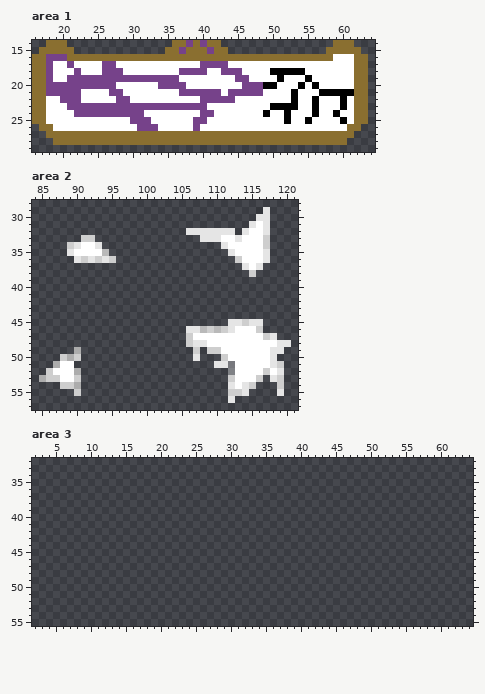
Two states of a pixel-art file, Assets/02.Sprite/BossI/BossIW.aseprite. Above, as it was before the edit.
128x128 pixels, 1 frame. Colours within 5 levels of each other are drawn and written as one. Shown: area 1: x 16..64, y 14..29; area 2: x 84..121, y 28..57; area 3: x 2..64, y 32..55. The commit also changed other parts of the picture, which this record leaves out.
And afterwards:
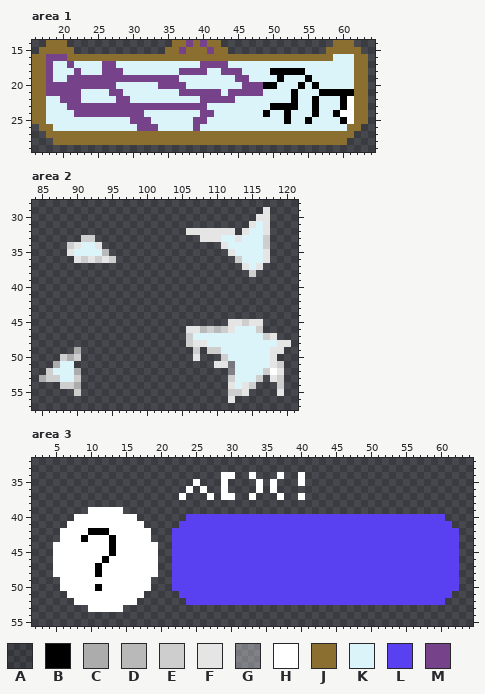
Palette (. is transparent): A #0000001a  B #000000  C #acacac  D #b9b9b9  E #cecece  F #e5e5e5  G #ffffff4f  H #ffffff  J #8a6f30  K #daf4f9  L #5941f1  M #76428a
Edits made:
Area 1:
Colour H gives way to colour K in row 16 at x 59 to 61; in row 17 at x 19 to 20, 22 to 25, 28 to 39 and 44 to 61; in row 18 at x 19 to 21, 23 to 25, 29 to 36, 41 to 42, 46 to 49 and 55 to 61; in row 19 at x 19 to 20, 37 to 44, 47 to 50, 52 to 54 and 56 to 61; in row 20 at x 28 to 33, 38 to 45, 51 to 53, 55 and 57 to 61; in row 21 at x 23 to 26, 29 to 36, 43, 49 to 52 and 54 to 56.
Colour H gives way to colour K in row 22 at x 18 to 19, 23 to 27, 30 to 39, 45 to 52, 54 to 55 and 57 to 59; in row 23 at x 18 to 20, 41 to 49, 54 to 55 and 57 to 59; in row 24 at x 18 to 21, 32 to 39, 42 to 48, 50 to 51, 53 to 55 and 57 to 58; in row 25 at x 18 to 29, 33 to 38, 41 to 51, 53 to 54 and 56 to 59; in row 26 at x 19 to 30, 34 to 38 and 40 to 60.
Area 2:
Colour H gives way to colour K in row 31 at x 116; in row 32 at x 115 to 116; in row 33 at x 111 to 112 and 114 to 116; in row 34 at x 91 to 92 and 112 to 116; in row 35 at x 90 to 93 and 113 to 116; in row 36 at x 114 to 116.
Colour H gives way to colour K in row 37 at x 115; in row 46 at x 113 to 115; in row 47 at x 107 to 116; in row 48 at x 109 to 118; in row 49 at x 111 to 117; in row 50 at x 112 to 117.
Colour H gives way to colour K in row 51 at x 88 to 89 and 113 to 117; in row 52 at x 87 to 89 and 113 to 116; in row 53 at x 88 to 89 and 113 to 115; in row 54 at x 113.
Area 3:
The edit adds colour B in row 42 at x 10 to 12; in row 43 at x 9 and 13; in rows 44 to 45 at x 13; in row 46 at x 12; in rows 47 to 48 at x 11; in row 50 at x 11.
The edit adds colour H in row 34 at x 29 to 30, 33, 37 and 40; in row 35 at x 25, 29, 34, 36 and 40; in row 36 at x 24, 26, 29, 34 and 36; in row 37 at x 23, 27, 29 to 30, 33, 37 and 40; in row 39 at x 10 to 14; in row 40 at x 8 to 16.
The edit adds colour H in row 41 at x 7 to 17; in row 42 at x 6 to 9 and 13 to 18; in row 43 at x 6 to 8, 10 to 12 and 14 to 18; in rows 44 to 45 at x 5 to 12 and 14 to 19; in row 46 at x 5 to 11 and 13 to 19; in rows 47 to 48 at x 5 to 10 and 12 to 19.
The edit adds colour H in row 49 at x 6 to 18; in row 50 at x 6 to 10 and 12 to 18; in row 51 at x 7 to 17; in row 52 at x 8 to 16; in row 53 at x 10 to 14.
The edit adds colour L in row 40 at x 24 to 60; in row 41 at x 23 to 61; in rows 42 to 50 at x 22 to 62; in row 51 at x 23 to 61; in row 52 at x 24 to 60.
